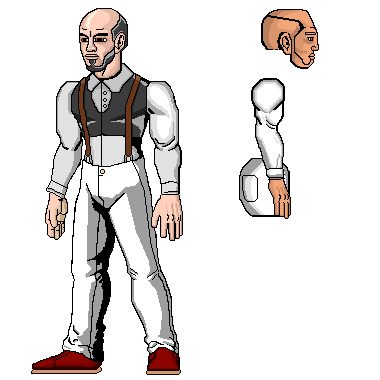
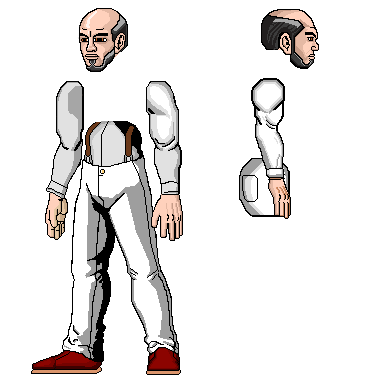
Layered file, before and after one edit (380px x 380px). Changes by layer:
painted on "mão" over bbox(269, 179, 289, 217)
painted on "cabeça" over bbox(262, 9, 318, 67)
painted on "cópia de cópia de cabeça ido" over bbox(87, 19, 126, 71)
hid "pescoço" over bbox(94, 52, 122, 80)
hid "peitoral ido" over bbox(71, 63, 150, 140)
